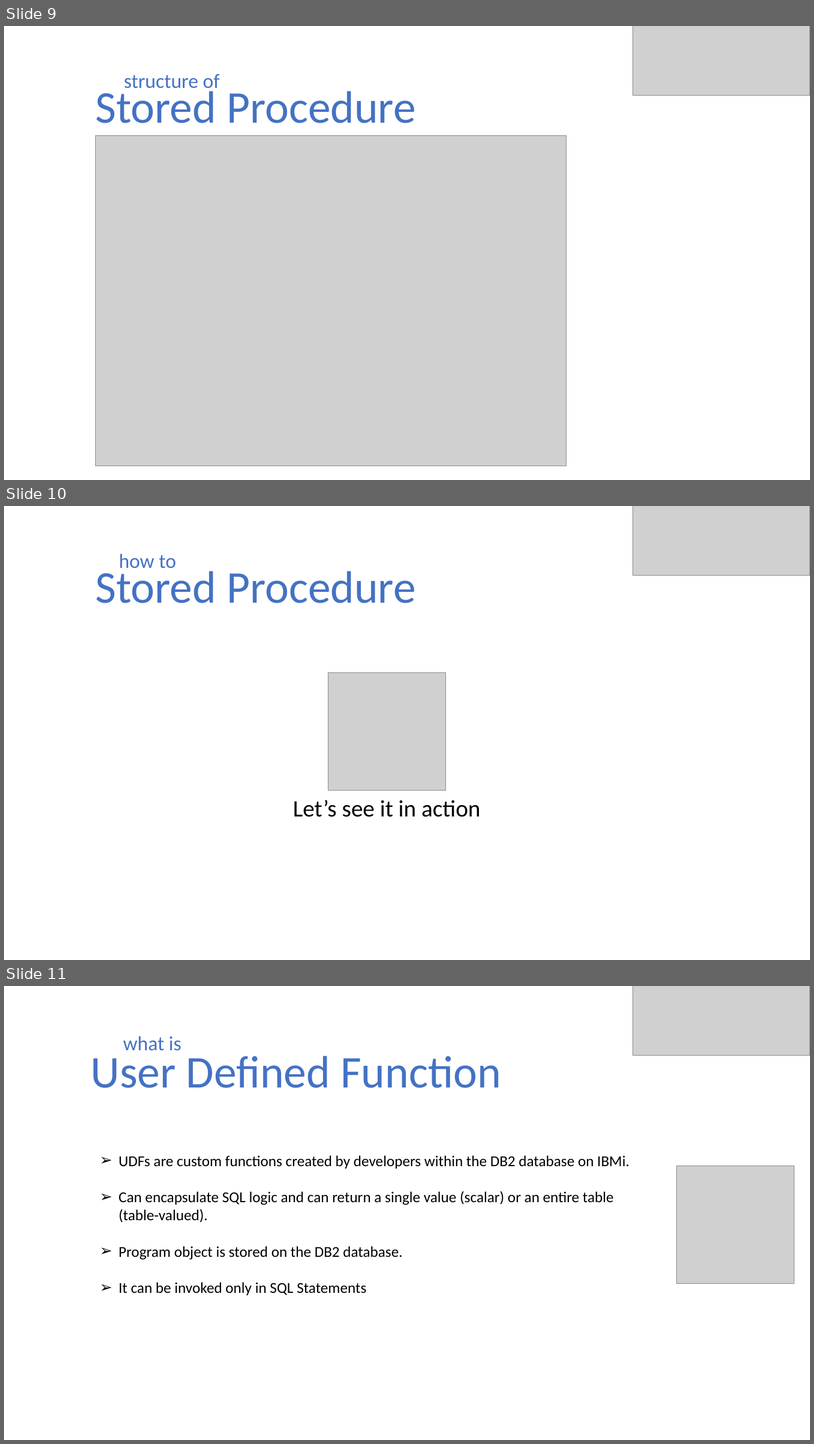
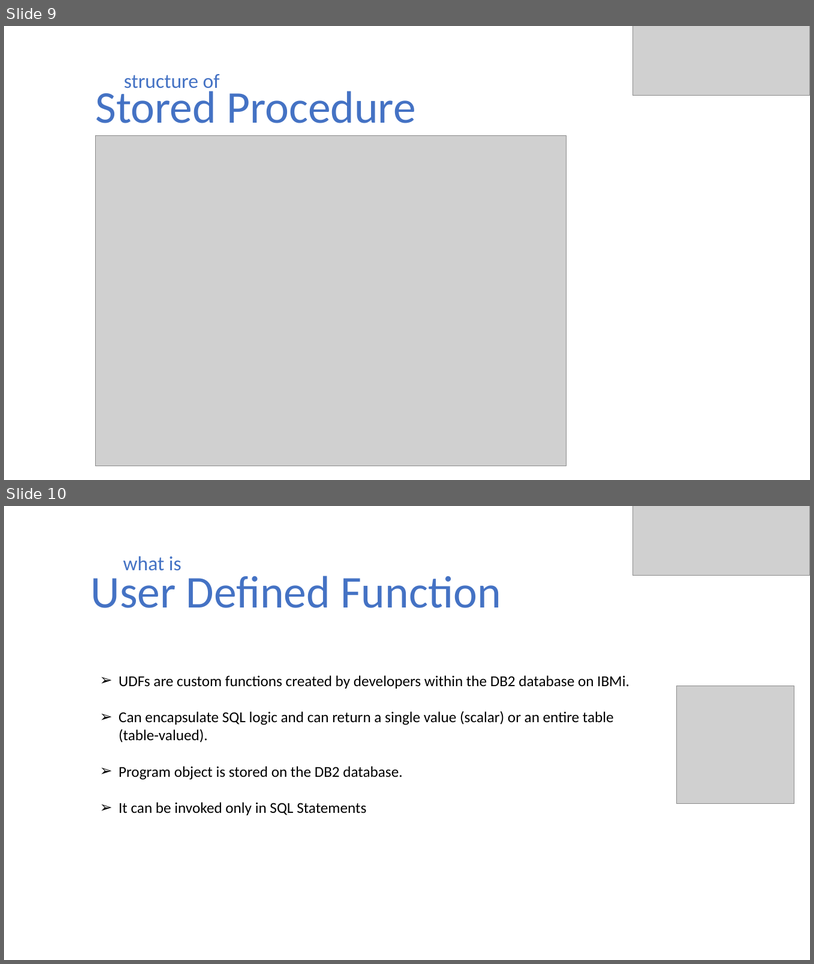
Before and after one commit to ravisankar-PIO/SQL-SP-LnL, a slide deck: IBMi Lunch and Learn Series 2024 - Enhancing Performance with SQL Stored Procedures & UDF.pptx. Shown one above the other, each under a label of ours: slides 9, 10 and 11 before the commit, slides 9 and 10 after it. The pictures are 814x1444 and 814x964 pixels, drawn with LibreOffice and Linux fonts; fonts in the diff are those of the drawing; grey boxes stand for pictures. Boxes give left, top, right and bottom in pixels: in the first picture for what was removed or moved away, otherwise in the second. Text is boxed around its words. In the diff, an @@ line names an element or a change of style, - is before the commit and + after.

```diff
--- a/IBMi Lunch and Learn Series 2024 - Enhancing Performance with SQL Stored Procedures & UDF.pptx
+++ b/IBMi Lunch and Learn Series 2024 - Enhancing Performance with SQL Stored Procedures & UDF.pptx
@@ slide 10 removed at <box>4,506,810,960</box>, background #FFFFFF @@
@@ picture removed at <box>633,506,810,576</box> @@
@@ text removed at <box>119,553,176,568</box> @@
-how to
@@ text removed at <box>95,565,416,603</box> @@
-Stored Procedure
@@ picture removed at <box>328,672,446,790</box> @@
@@ text removed at <box>293,799,480,817</box> @@
-Let’s see it in action
@@ what was slide 11 is now slide 10 @@
```
Also in this commit, not shown: 6 slides changed, 1 other file.
